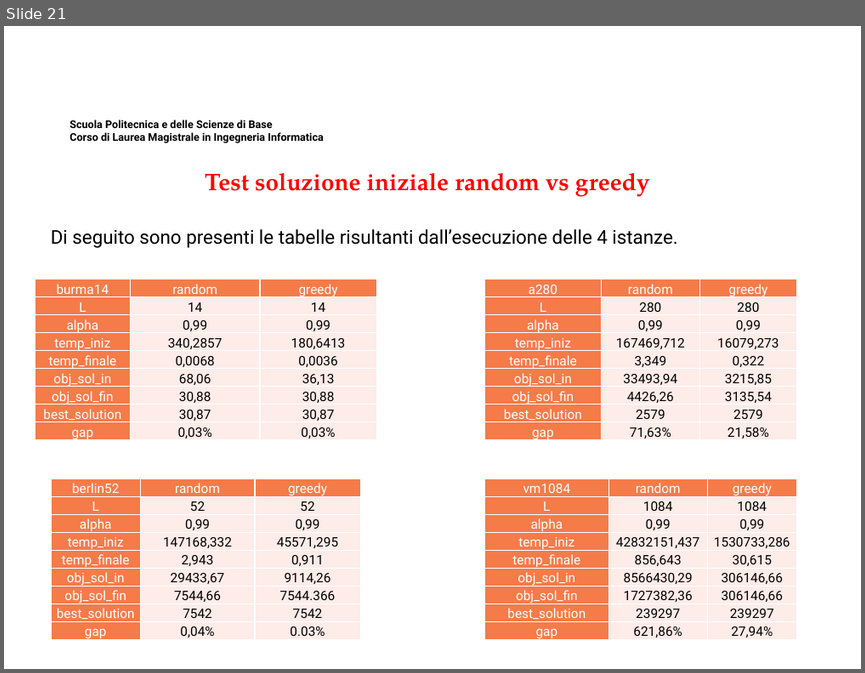
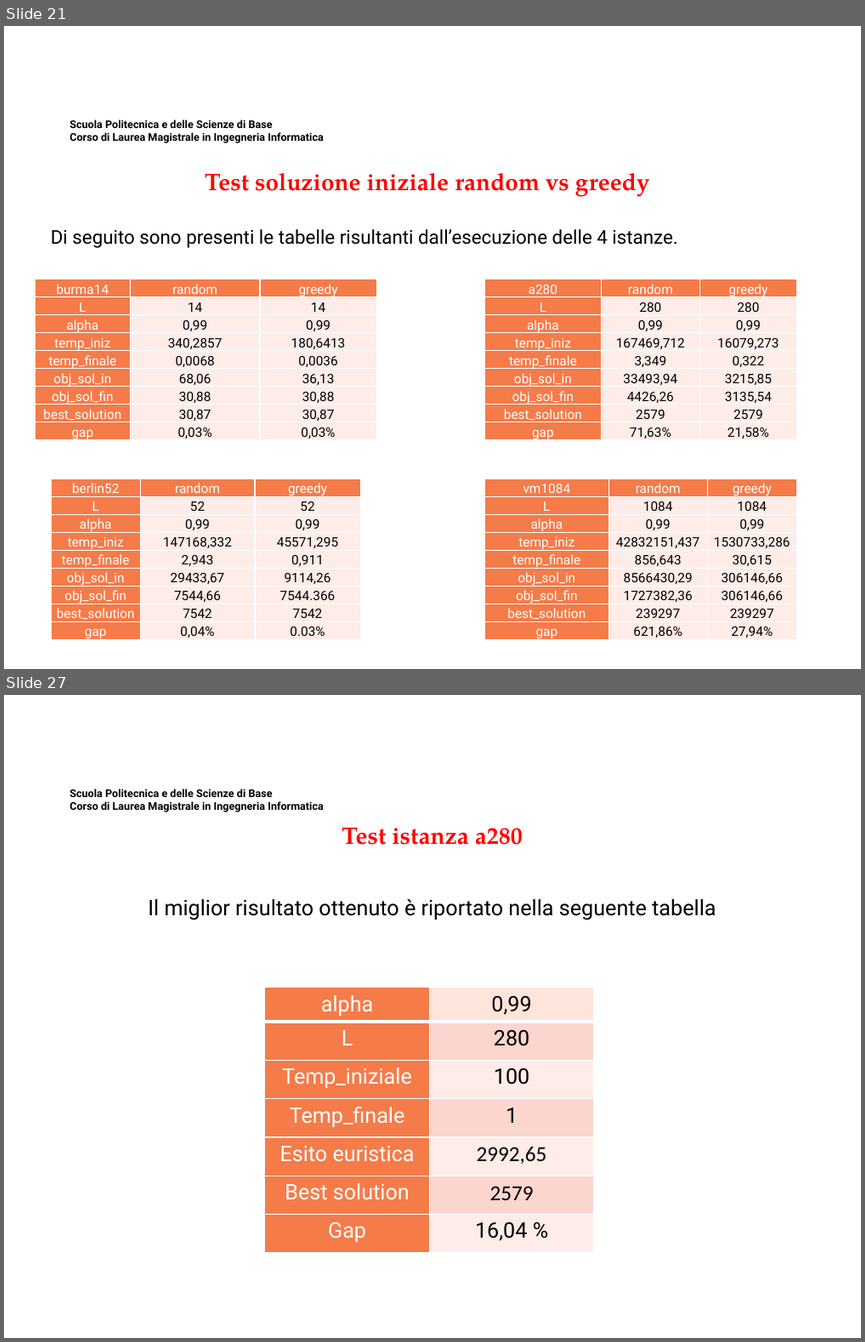
Before and after one commit to MicheleMaresca98/TSP-SimulatedAnnealing, a slide deck: Presentazione Elaborato Ricerca Operativa.pptx. Shown one above the other, each under a label of ours: slide 21 before the commit, slides 21 and 27 after it; the slides between them are not shown. The pictures are 865x673 and 865x1342 pixels, drawn with LibreOffice and Linux fonts; fonts in the diff are those of the drawing; background and template pictures are left out. Boxes give left, top, right and bottom in pixels: in the first picture for what was removed or moved away, otherwise in the second. Text is boxed around its words. In the diff, an @@ line names an element or a change of style, - is before the commit and + after.

```diff
--- a/Presentazione Elaborato Ricerca Operativa.pptx
+++ b/Presentazione Elaborato Ricerca Operativa.pptx
@@ slide 27 added at bbox=[4, 695, 861, 1338], background #FFFFFF; not listed: 1 template element that a slide beside it also shows @@
@@ text added at bbox=[341, 828, 522, 845], 20 pt, text #FF0000, bold @@
+Test istanza a280
@@ text added at bbox=[148, 899, 715, 920], 18 pt, text #000000 @@
+Il miglior risultato ottenuto è riportato nella seguente tabella
@@ table added at bbox=[264, 987, 594, 1253], 7 rows, 2 columns @@
+alpha | 0,99
+L | 280
+Temp_iniziale | 100
+Temp_finale | 1
+Esito euristica | 2992,65
+Best solution | 2579
+Gap | 16,04 %
```
Also in this commit, not shown: 3 slides changed, 7 other slides added, 3 other files.
